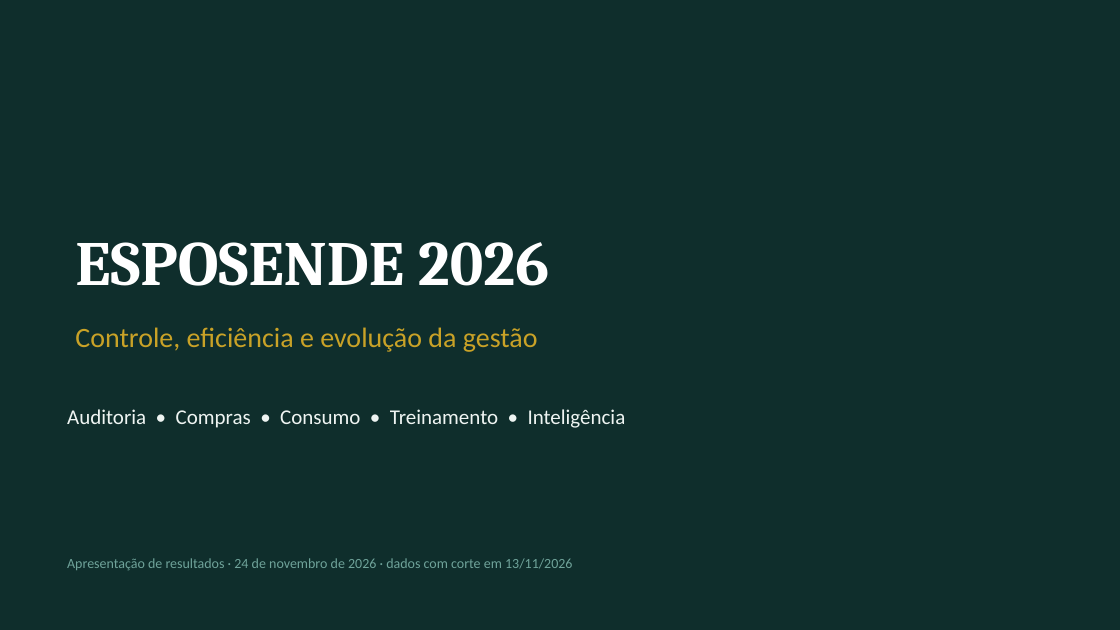
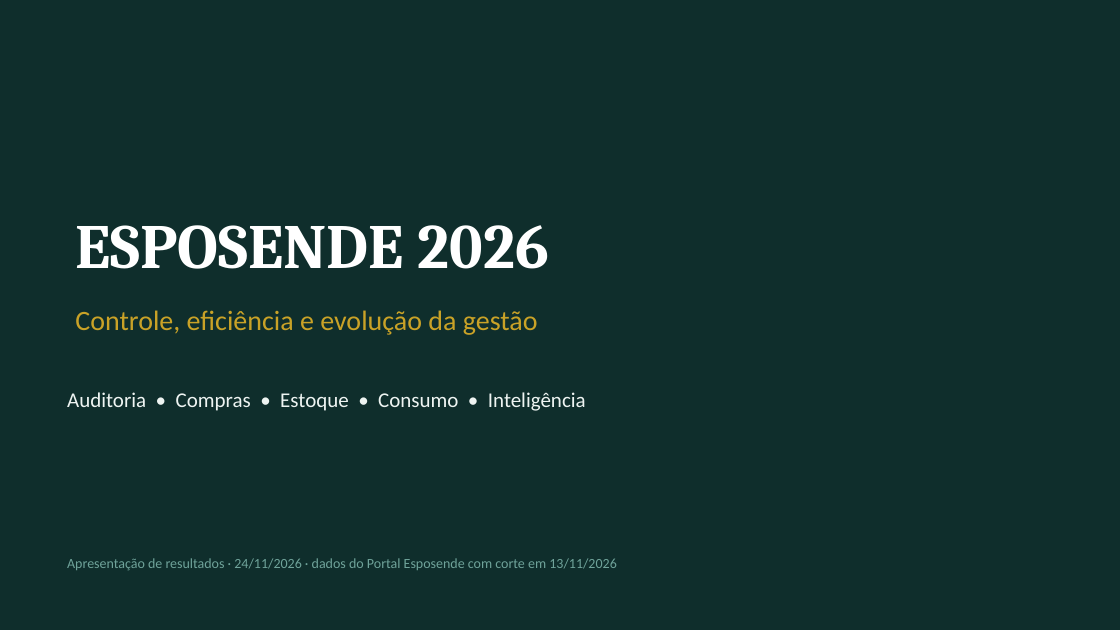
Before and after one commit to raqueri1970-sketch/sistema-de-auditoria, a slide deck: slide 1 of docs/apresentacao-24nov/Esposende_2026_Apresentacao.pptx. Drawn at 1120x630 pixels with LibreOffice and Linux fonts; fonts in the diff are those of the drawing. Boxes give left, top, right and bottom in pixels: in the first picture for what was removed or moved away, otherwise in the second. Text is boxed around its words. In the diff, an @@ line names an element or a change of style, - is before the commit and + after.

```diff
--- a/docs/apresentacao-24nov/Esposende_2026_Apresentacao.pptx
+++ b/docs/apresentacao-24nov/Esposende_2026_Apresentacao.pptx
@@ title "ESPOSENDE 2026": place and size @@
-title "ESPOSENDE 2026" at [75,242,549,286]
+title "ESPOSENDE 2026" at [75,225,549,269]
@@ text "Controle, eficiência e evolução da ...": place and size @@
-text "Controle, eficiência e evolução da ..." at [75,327,538,352]
+text "Controle, eficiência e evolução da ..." at [75,310,538,335]
@@ text at [67,392,586,411]: text changed @@
-Auditoria • Compras • Consumo • Treinamento • Inteligência
+Auditoria • Compras • Estoque • Consumo • Inteligência
@@ text at [67,558,616,570]: text changed @@
-Apresentação de resultados · 24 de novembro de 2026 · dados com corte em 13/11/2026
+Apresentação de resultados · 24/11/2026 · dados do Portal Esposende com corte em 13/11/2026
```
Also in this commit, not shown: 4 other slides changed, 9 slides added, 5 slides removed, 2 other files.
